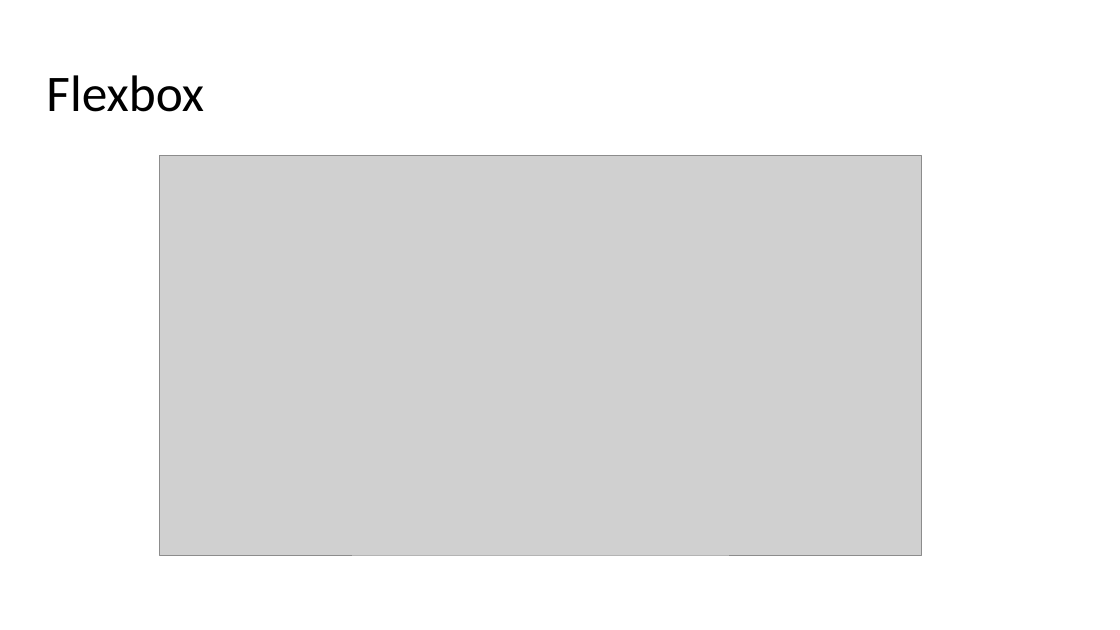
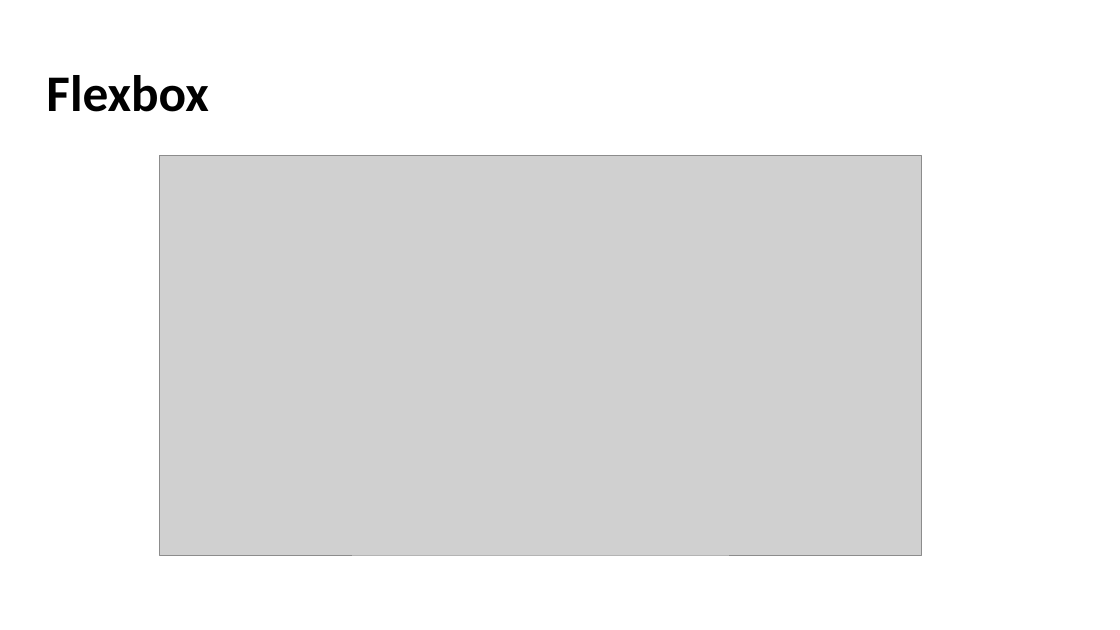
Before and after one commit to blackrainbowtest/BeeOnCode, a slide deck: slide 2 of HTML/08-CSS Flexbox.pptx. Drawn at 1120x630 pixels with LibreOffice and Linux fonts; fonts in the diff are those of the drawing; grey boxes stand for pictures; background and template pictures are left out. Boxes give left, top, right and bottom in pixels: in the first picture for what was removed or moved away, otherwise in the second. Text is boxed around its words. In the diff, an @@ line names an element or a change of style, - is before the commit and + after.

```diff
--- a/HTML/08-CSS Flexbox.pptx
+++ b/HTML/08-CSS Flexbox.pptx
@@ title "Flexbox" at [46, 75, 208, 112]: bold on @@
```
Also in this commit, not shown: 11 slides added, 27 other files.
